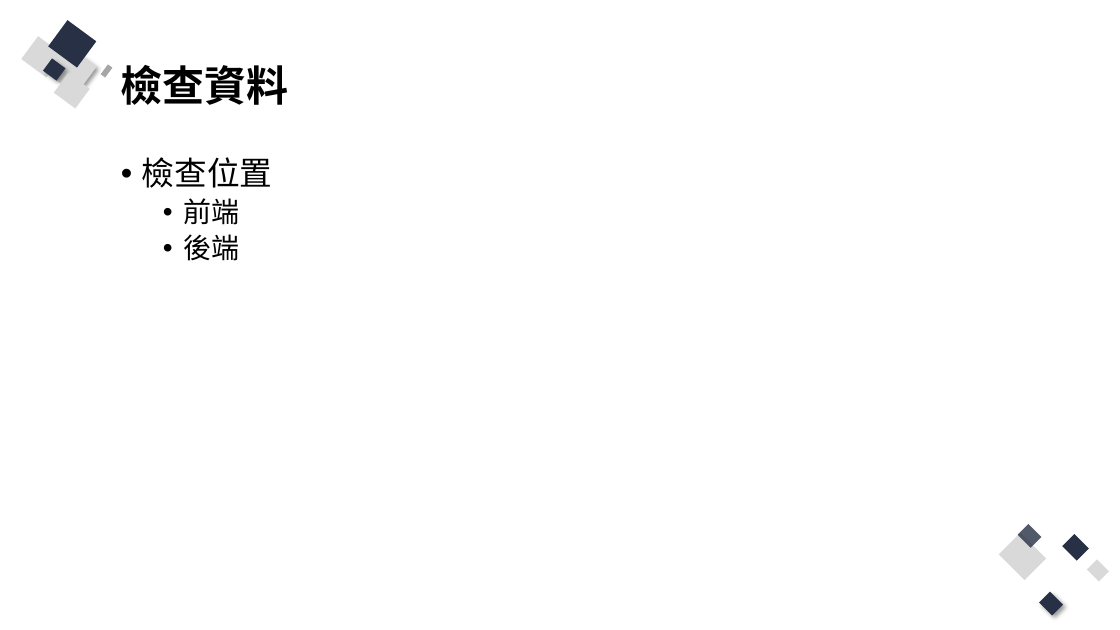
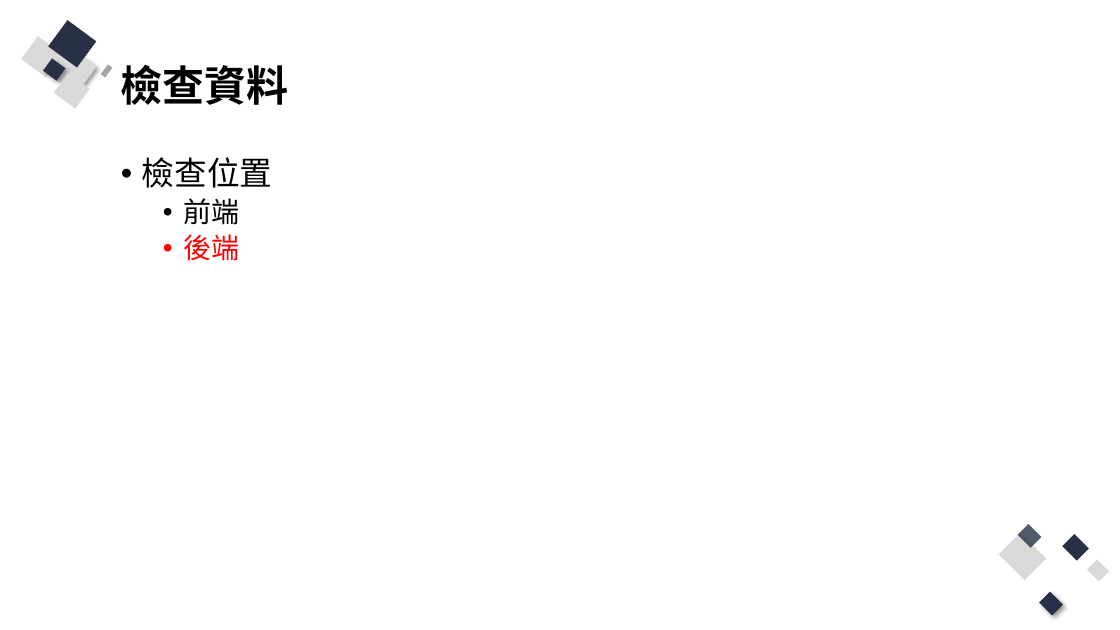
Before and after one commit to Q81JIAXIONG/-, a slide deck: slide 23 of 投影片/4.實作-帳號註冊、登入網頁.pptx. Drawn at 1120x630 pixels with LibreOffice and Linux fonts; fonts in the diff are those of the drawing. Boxes give left, top, right and bottom in pixels: in the first picture for what was removed or moved away, otherwise in the second. Text is boxed around its words. In the diff, an @@ line names an element or a change of style, - is before the commit and + after.

```diff
--- a/投影片/4.實作-帳號註冊、登入網頁.pptx
+++ b/投影片/4.實作-帳號註冊、登入網頁.pptx
@@ text at (184,234,240,261): text colour #000000 to #FF0000 in "後端" @@
```
Also in this commit, not shown: 7 other slides changed, 7 slides added, 17 other files.
